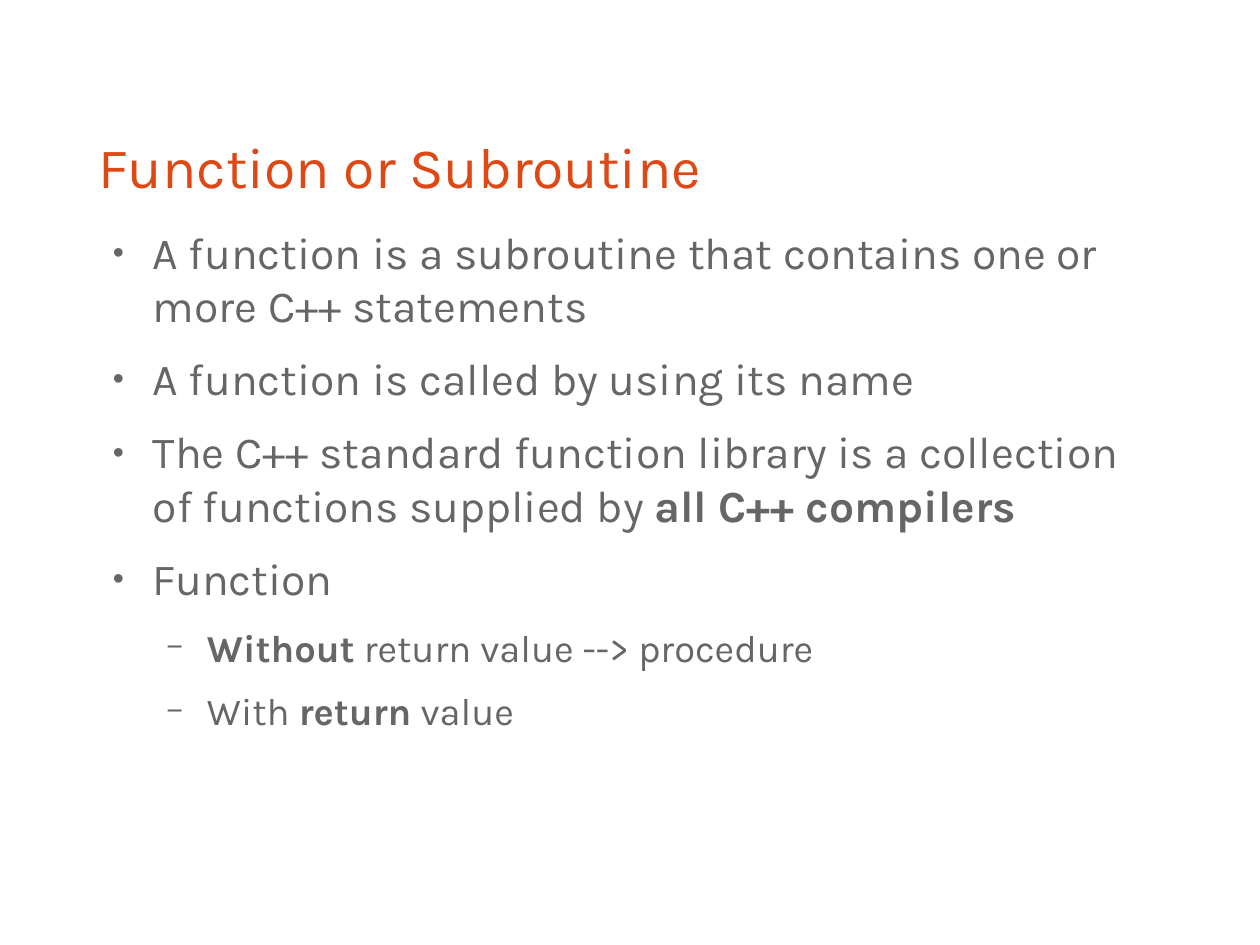
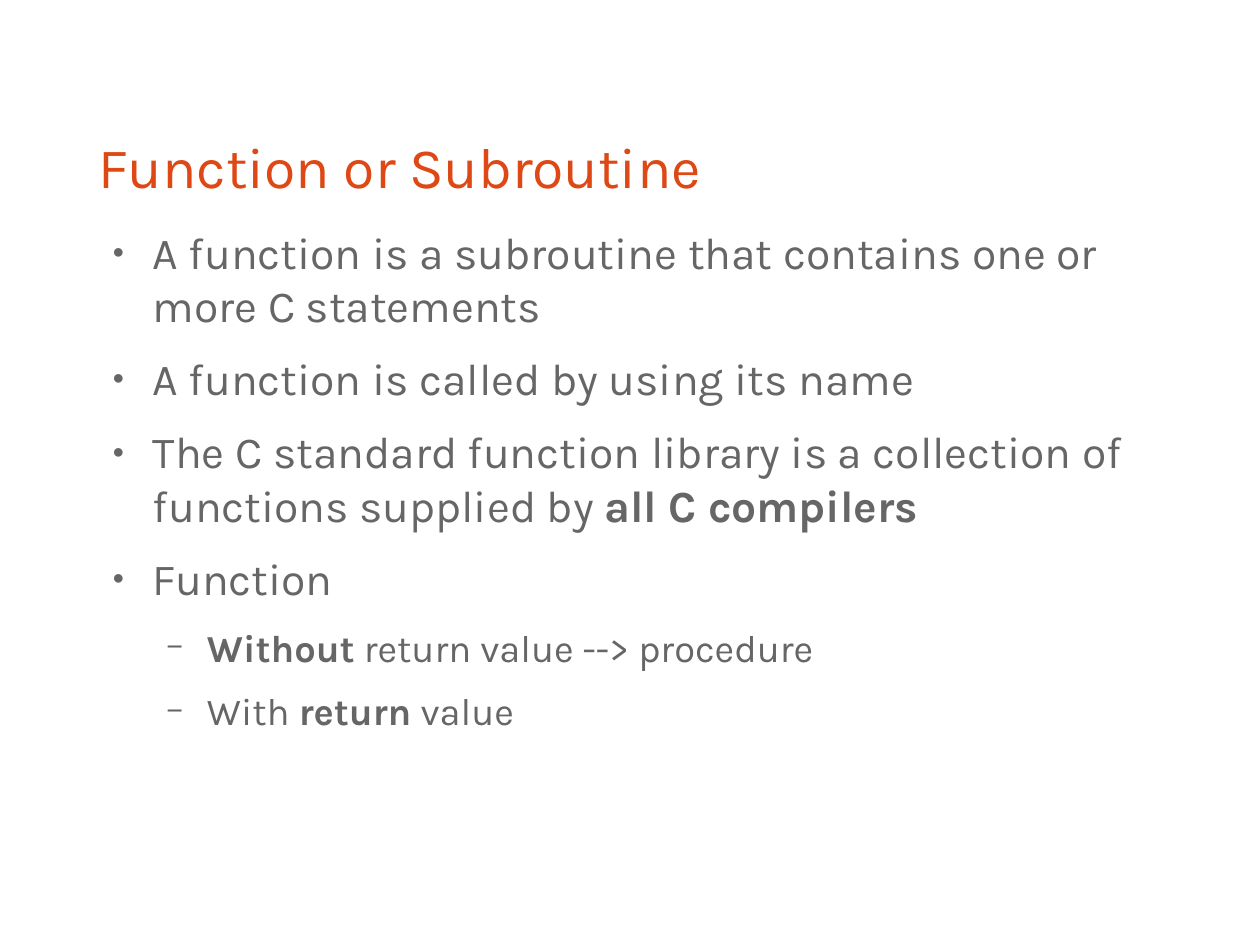
Before and after one commit to bagustris/prokom-tf, a slide deck: slide 4 of prokom3.odp. Drawn at 1260x945 pixels with LibreOffice and Linux fonts; fonts in the diff are those of the drawing. Boxes give left, top, right and bottom in pixels: in the first picture for what was removed or moved away, otherwise in the second. Text is boxed around its words. In the diff, an @@ line names an element or a change of style, - is before the commit and + after.

```diff
--- a/prokom3.odp
+++ b/prokom3.odp
@@ text at box(153, 238, 1097, 323): text changed @@
-● A function is a subroutine that contains one or more C++ statements
+● A function is a subroutine that contains one or more C statements
@@ text at box(153, 437, 1121, 533): text changed @@
-● The C++ standard function library is a collection of functions supplied by all C++ compilers
+● The C standard function library is a collection of functions supplied by all C compilers
```
Also in this commit, not shown: 7 other files.
